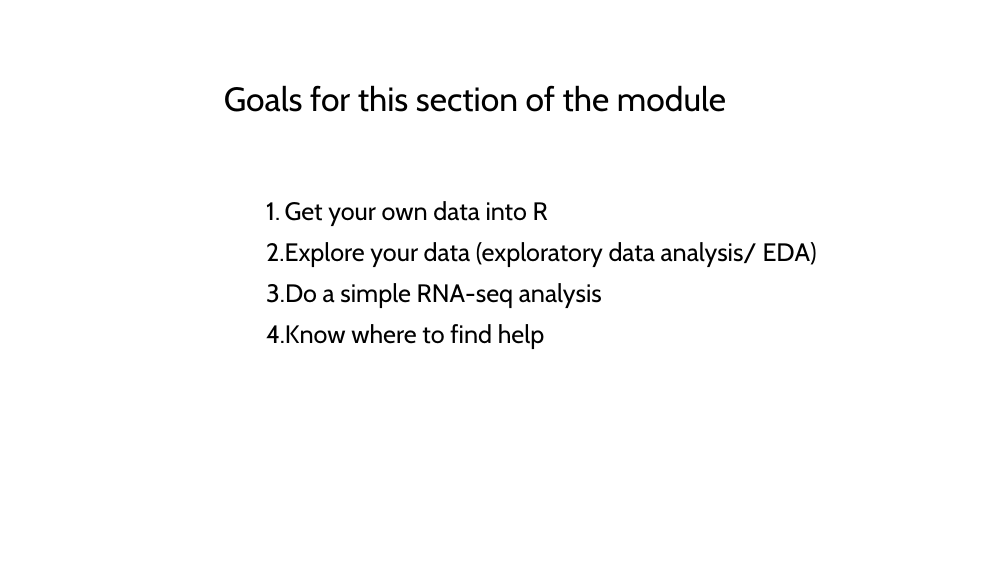
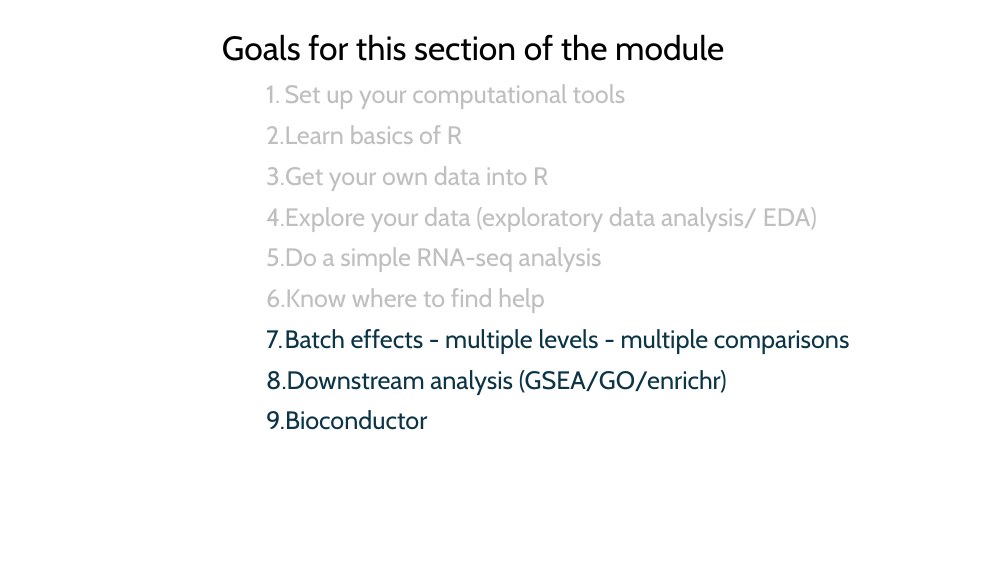
Before and after one commit to jraab/GNET749_RNAseq, a slide deck: slide 4 of lectures/2025_GNET749_Lecture1.pptx (slide 3 before the commit). Drawn at 1008x567 pixels with LibreOffice and Linux fonts; fonts in the diff are those of the drawing. Boxes give left, top, right and bottom in pixels: in the first picture for what was removed or moved away, otherwise in the second. Text is boxed around its words. In the diff, an @@ line names an element or a change of style, - is before the commit and + after.

```diff
--- a/lectures/2025_GNET749_Lecture1.pptx
+++ b/lectures/2025_GNET749_Lecture1.pptx
@@ text "Goals for this section of ...": place and size @@
-text "Goals for this section of ..." at <box>224,85,726,112</box>
+text "Goals for this section of ..." at <box>222,34,724,61</box>
@@ text "Set up your computational tools": place and size @@
-text "Set up your computational tools" at <box>266,201,817,349</box>
+text "Set up your computational tools" at <box>266,84,850,430</box>
@@ text at <box>266,84,625,144</box>: paragraphs added @@
+1. Set up your computational tools
+2. Learn basics of R
@@ text at <box>266,166,817,313</box>: text colour #000000 to #BFBFBF in "Get your own data into R", "Explore your data (exploratory data analysis/ EDA)", "Do a simple RNA-seq analysis", "Know where to find help" @@
@@ text at <box>266,329,850,430</box>: paragraphs added @@
+7. Batch effects - multiple levels - multiple comparisons
+8. Downstream analysis (GSEA/GO/enrichr)
+9. Bioconductor
```
Also in this commit, not shown: 12 other slides changed, 3 slides added, 1 slide removed, 1 other file.
